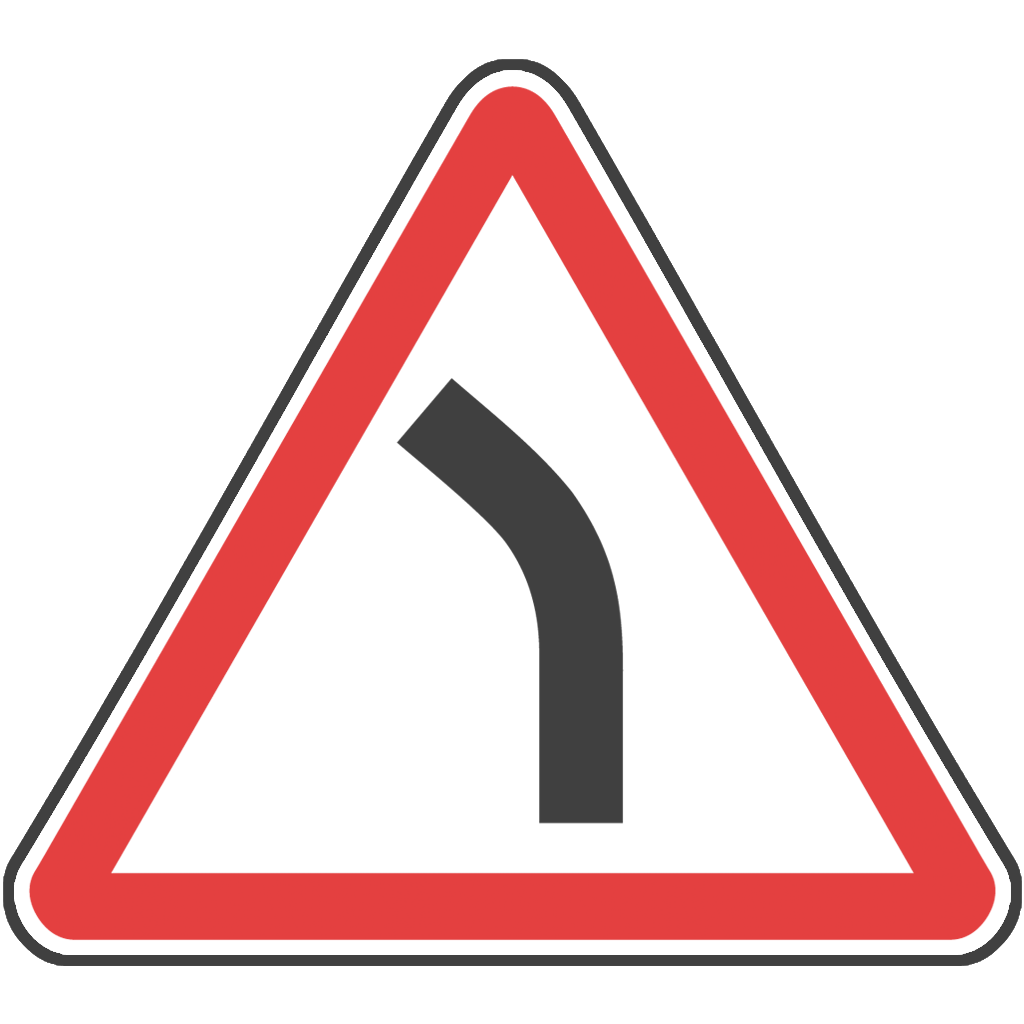
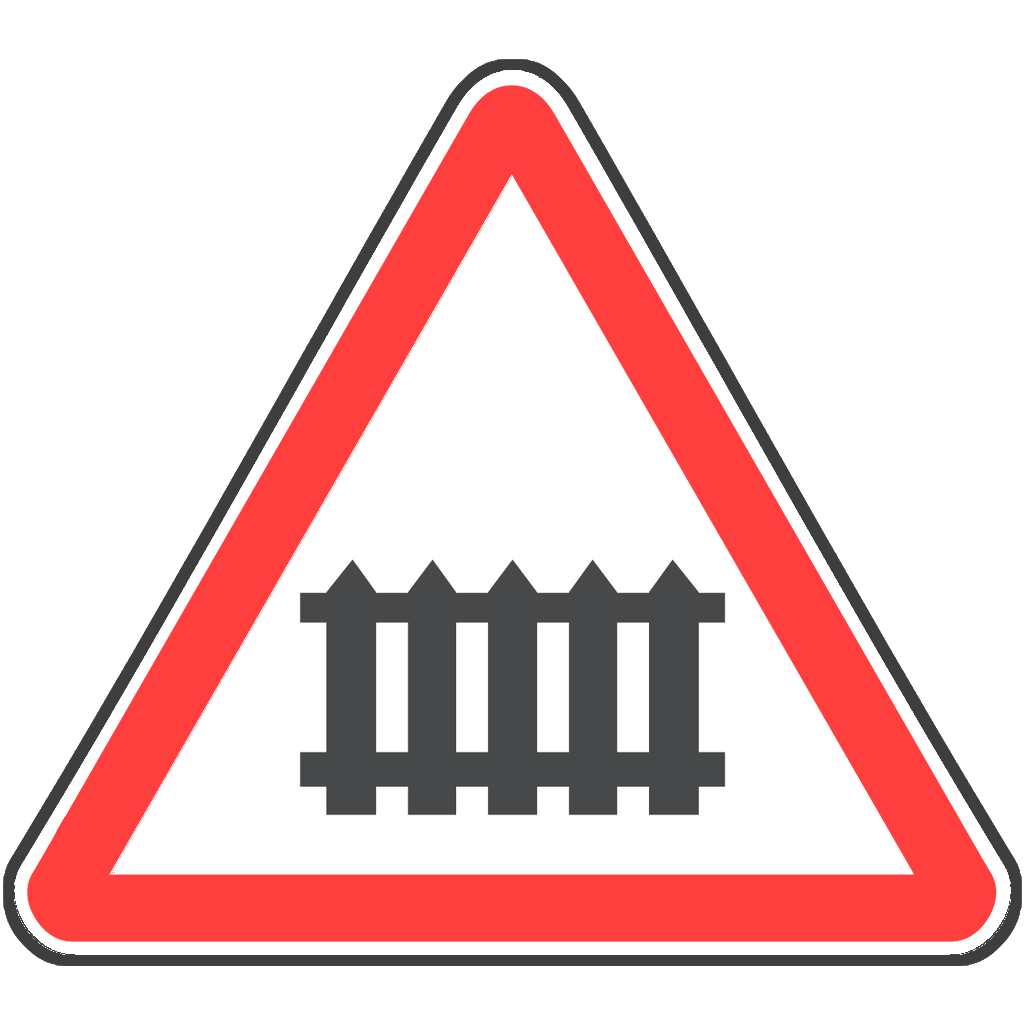
Layers edited between the first and the second 1024×1024 image:
added group "1.1" with 1 layers in group "Группа 1" over [14, 77, 1011, 955]
added layer "Исправленная текстура 1.1" in group "1.1" over [14, 77, 1011, 955]
hid group "1.11.2" (1 layers) over [28, 86, 996, 941]
